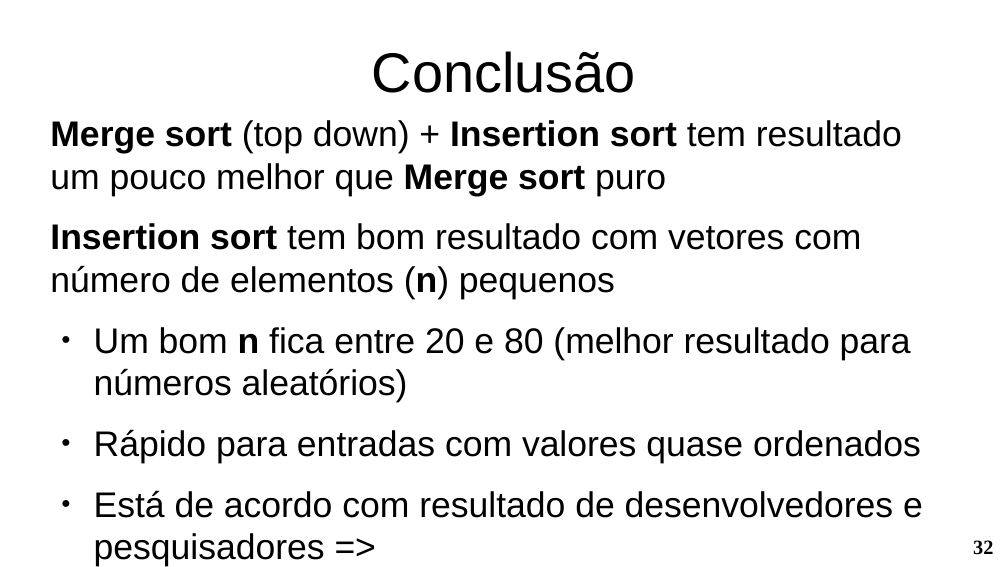
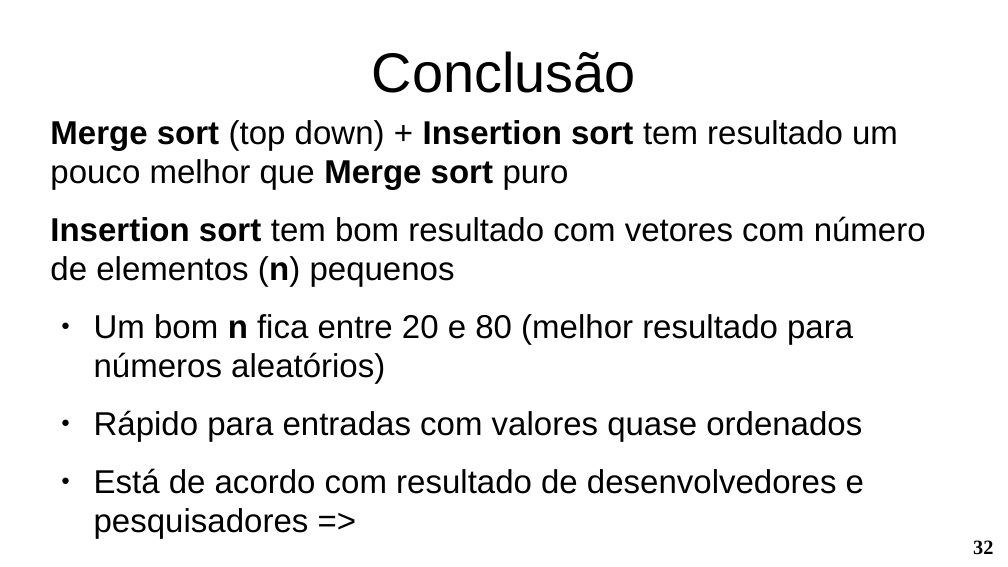
Before and after one commit to ryuuzaki42/merge-insertsort, a slide deck: slide 32 of trabalho01 app JB.odp. Drawn at 1008x567 pixels with LibreOffice and Linux fonts; fonts in the diff are those of the drawing. Boxes give left, top, right and bottom in pixels: in the first picture for what was removed or moved away, otherwise in the second. Text is boxed around its words. In the diff, an @@ line names an element or a change of style, - is before the commit and + after.

```diff
--- a/trabalho01 app JB.odp
+++ b/trabalho01 app JB.odp
@@ text "Merge sort (top down) + ..." at [50,120,926,539]: size 28 to 26 pt @@
```
Also in this commit, not shown: 9 other slides changed, 1 other file.
